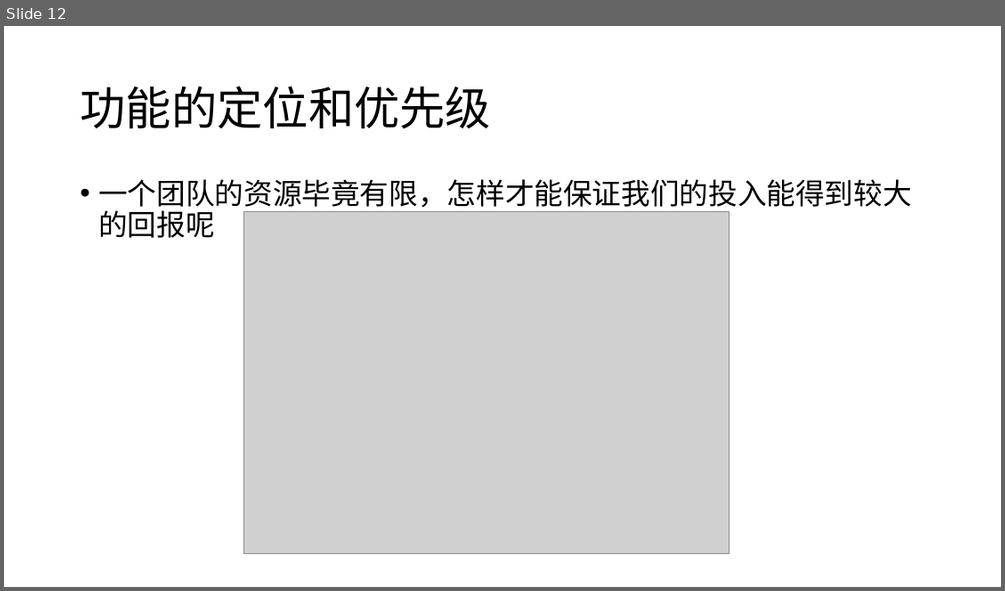
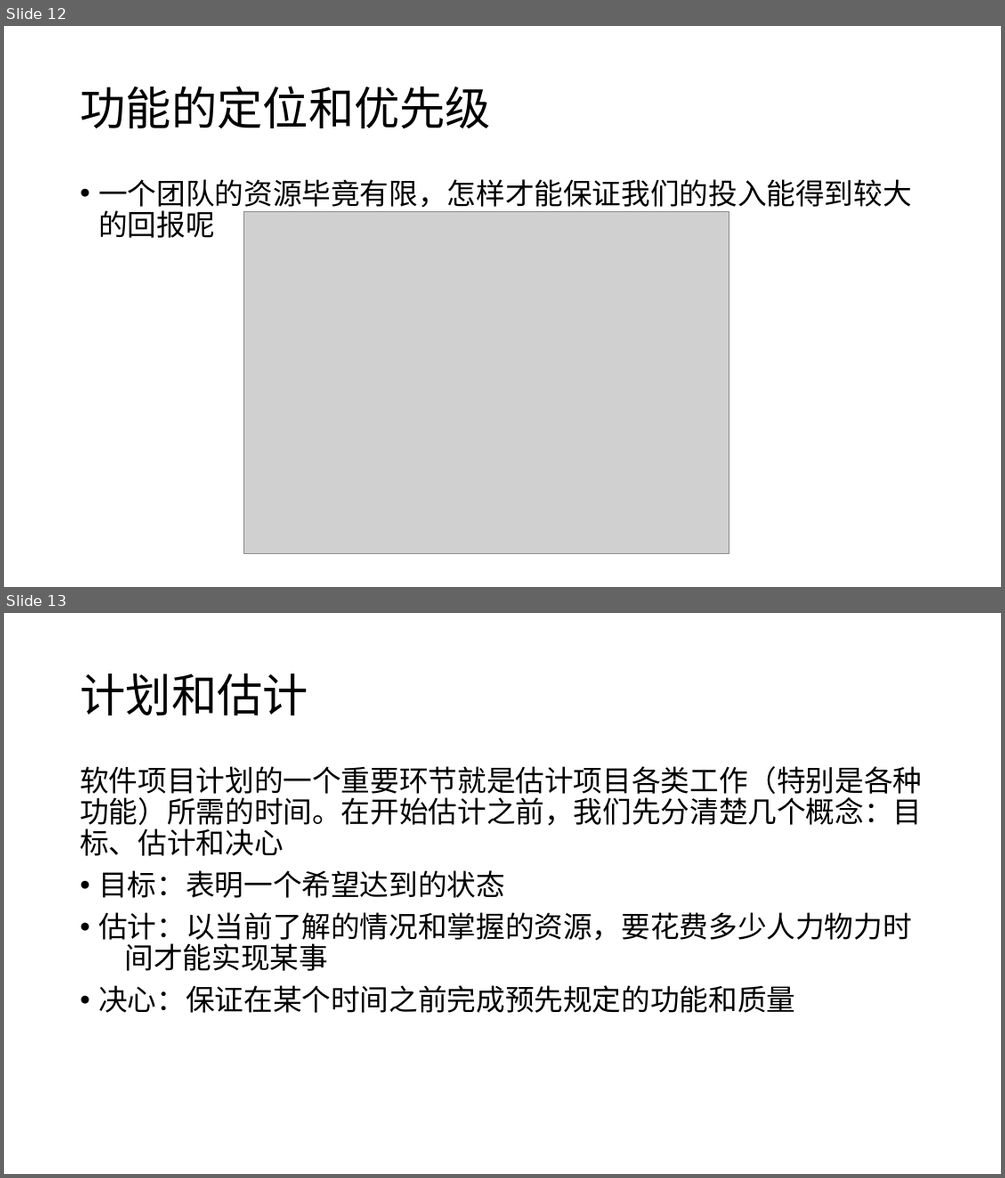
Before and after one commit to fzp1993/fzp19930803, a slide deck: 第八章.pptx. Shown one above the other, each under a label of ours: slide 12 before the commit, slides 12 and 13 after it. The pictures are 1005x591 and 1005x1178 pixels, drawn with LibreOffice and Linux fonts; fonts in the diff are those of the drawing; grey boxes stand for pictures. Boxes give left, top, right and bottom in pixels: in the first picture for what was removed or moved away, otherwise in the second. Text is boxed around its words. In the diff, an @@ line names an element or a change of style, - is before the commit and + after.

```diff
--- a/第八章.pptx
+++ b/第八章.pptx
@@ slide 13 added at [4,613,1001,1174], background #FFFFFF @@
@@ title added at [80,674,308,715], 44 pt, text #000000 @@
+计划和估计
@@ text added at [80,766,922,1013], 28 pt, text #000000 @@
+软件项目计划的一个重要环节就是估计项目各类工作（特别是各种功能）所需的时间。在开始估计之前，我们先分清楚几个概念：目标、估计和决心
+• 目标：表明一个希望达到的状态
+• 估计：以当前了解的情况和掌握的资源，要花费多少人力物力时 间才能实现某事
+• 决心：保证在某个时间之前完成预先规定的功能和质量
```
Also in this commit, not shown: 7 other slides added.
